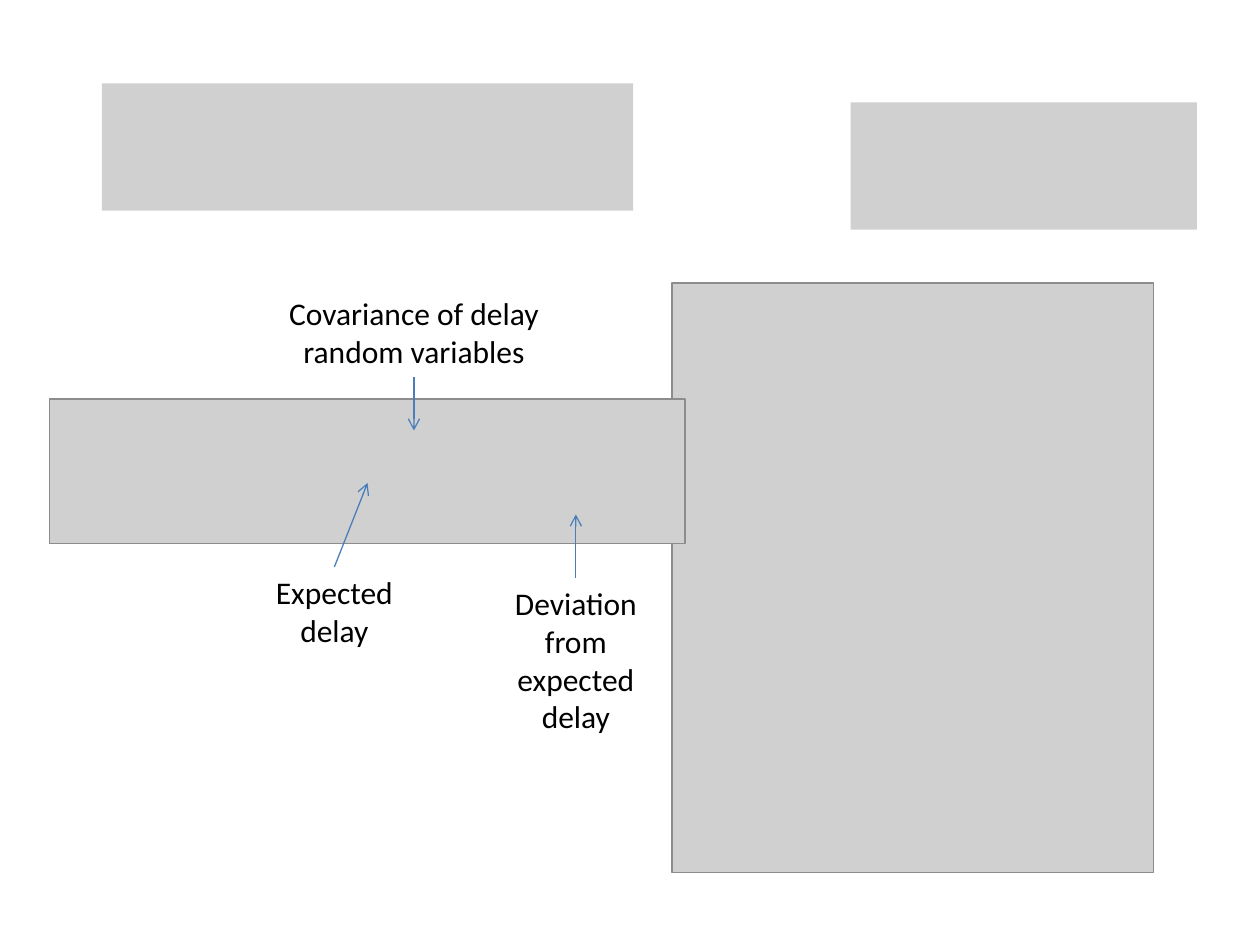
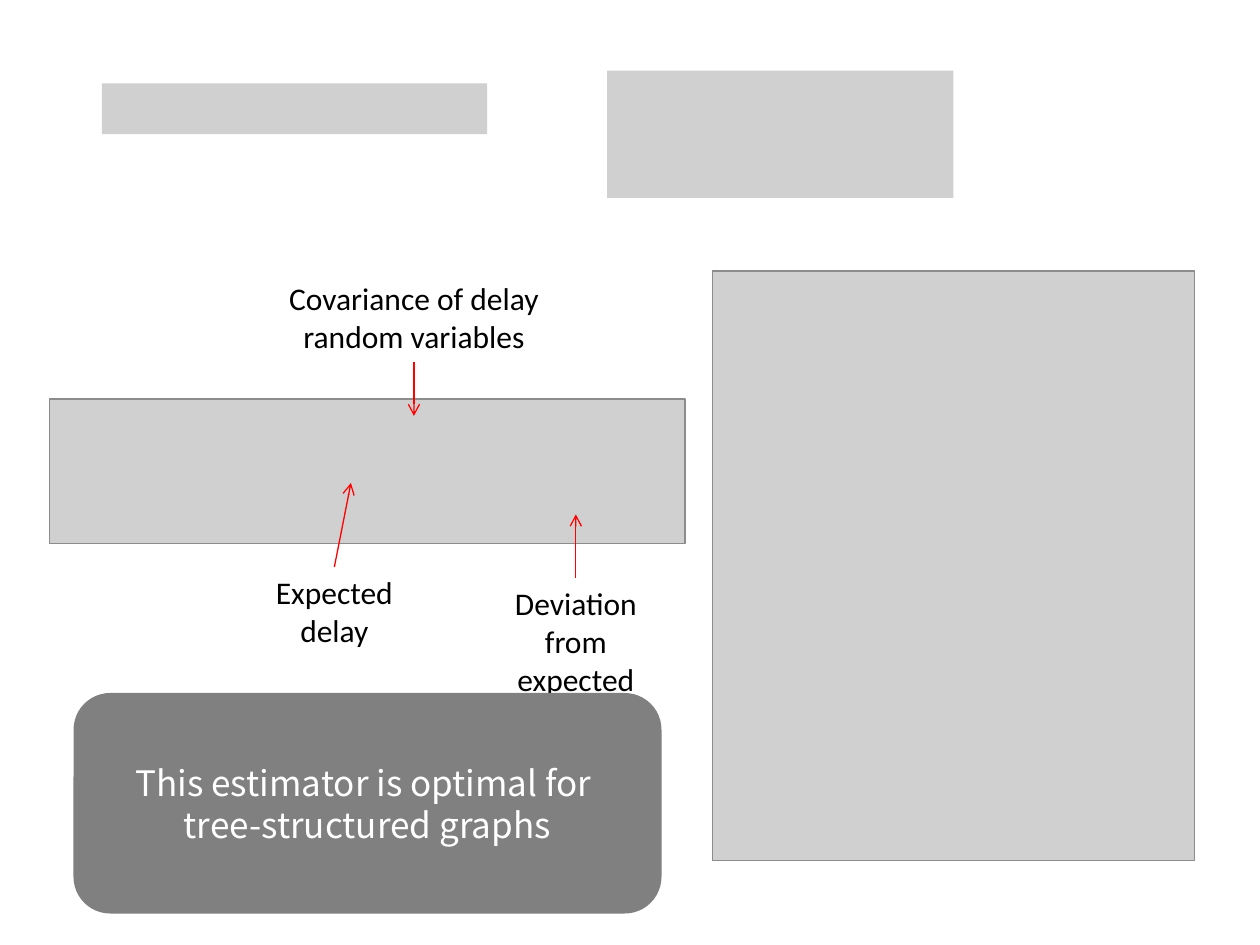
Before and after one commit to gfanti/anonymous-social-networks, a slide deck: slide 12 of presentation/presentation.pptx. Drawn at 1260x945 pixels with LibreOffice and Linux fonts; fonts in the diff are those of the drawing; grey boxes stand for pictures. Boxes give left, top, right and bottom in pixels: in the first picture for what was removed or moved away, otherwise in the second. Text is boxed around its words. In the diff, an @@ line names an element or a change of style, - is before the commit and + after.

Commit message:
small changes

```diff
--- a/presentation/presentation.pptx
+++ b/presentation/presentation.pptx
@@ picture: place and size @@
-picture at (102,83,634,210)
+picture at (102,83,488,134)
@@ picture added at (607,71,954,198) @@
@@ picture removed at (850,102,1197,229) @@
@@ text "Covariance of delay": place and size @@
-text "Covariance of delay" at (289,303,538,364)
+text "Covariance of delay" at (289,288,538,349)
@@ picture: place and size @@
-picture at (672,284,1153,873)
+picture at (713,271,1194,861)
@@ arrow moved from (415, 377) - (415, 431) to (415, 362) - (415, 416) @@
@@ arrow (415, 362) - (415, 416): stroke #4B7EBC 0.75 pt to #FF0000 0.75 pt @@
@@ arrow moved from (334, 567) - (368, 483) to (334, 567) - (352, 483) @@
@@ arrow (334, 567) - (352, 483): stroke #4B7EBC 0.75 pt to #FF0000 0.75 pt @@
@@ arrow (576, 578) - (576, 514): stroke #4B7EBC 0.75 pt to #FF0000 0.75 pt @@
@@ rounded rectangle added at (73,693,662,914), fill #808080, 20 pt, text #FFFFFF @@
+This estimator is optimal for
+tree-structured graphs
```
Also in this commit, not shown: 2 slides added.
